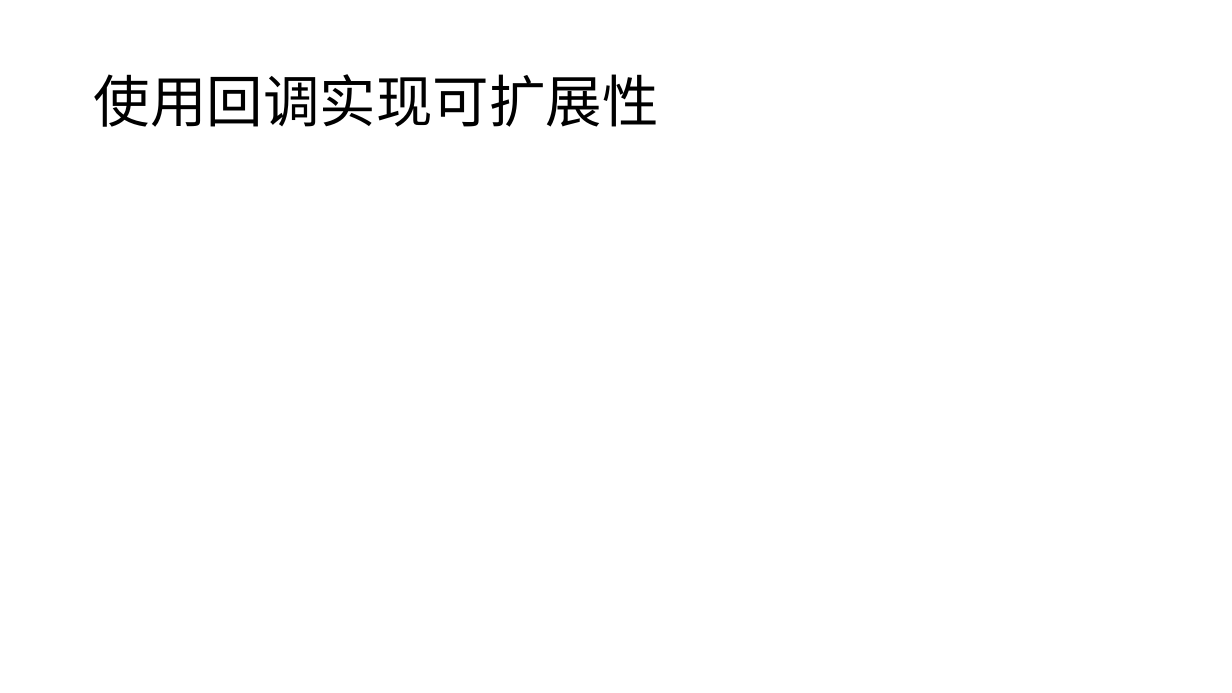
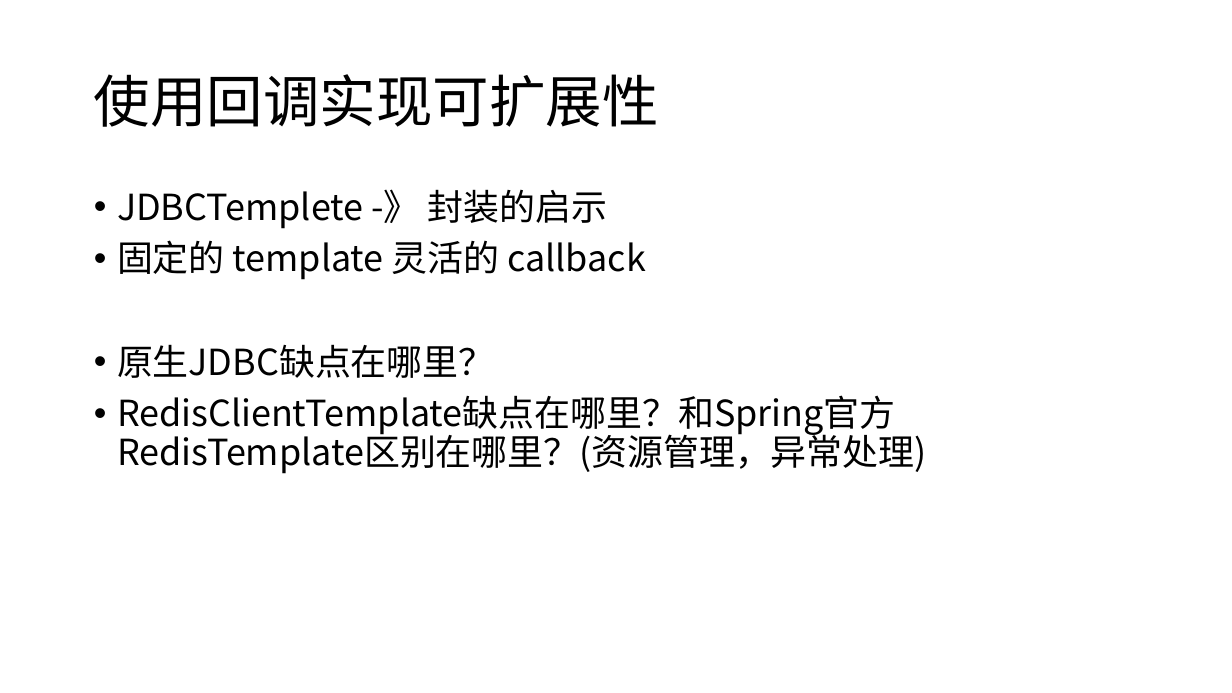
Before and after one commit to xiaozhiliaoo/my-slides, a slide deck: slide 10 of J2EE设计和编码指南.pptx (slide 8 before the commit). Drawn at 1232x693 pixels with LibreOffice and Linux fonts; fonts in the diff are those of the drawing. Boxes give left, top, right and bottom in pixels: in the first picture for what was removed or moved away, otherwise in the second. Text is boxed around its words. In the diff, an @@ line names an element or a change of style, - is before the commit and + after.

```diff
--- a/J2EE设计和编码指南.pptx
+++ b/J2EE设计和编码指南.pptx
@@ text added at (117,189,927,474), 28 pt, text #000000 @@
+• JDBCTemplete -》 封装的启示
+• 固定的 template 灵活的 callback
+• 原生JDBC缺点在哪里？
+• RedisClientTemplate缺点在哪里？和Spring官方RedisTemplate区别在哪里？(资源管理，异常处理)
```
Also in this commit, not shown: 15 other slides changed, 11 slides added, 1 slide removed, 1 other file.
